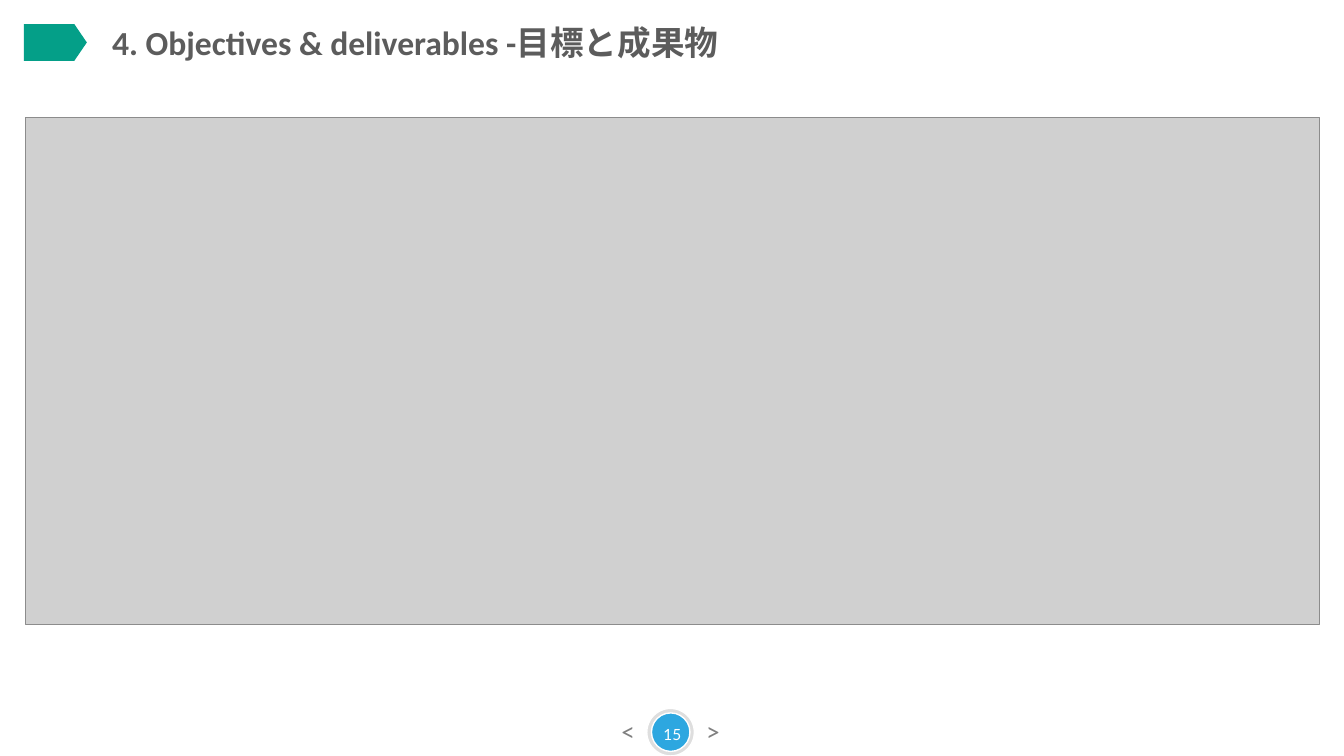
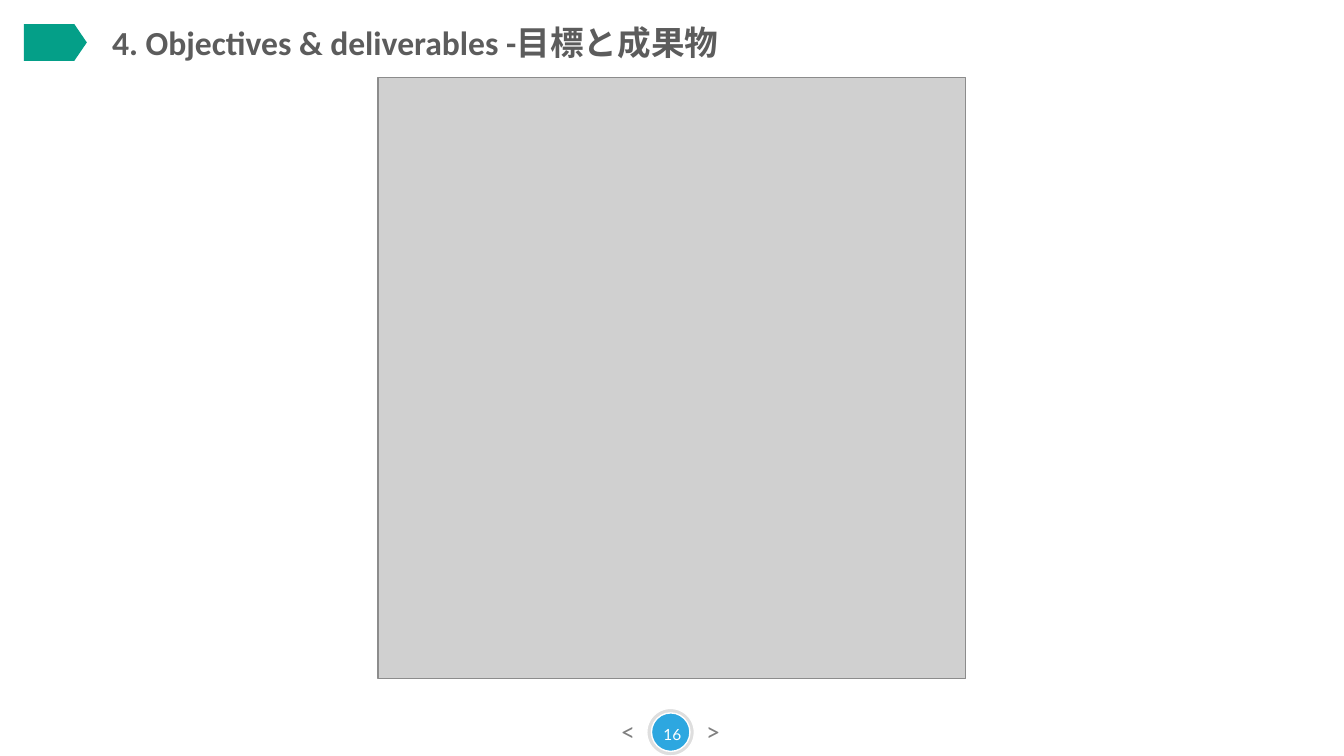
Before and after one commit to sangnvus/201609JS02, a slide deck: slide 16 of WIP/Documents/Report/Final Report/BSN_Slide Presentation.pptx (slide 15 before the commit). Drawn at 1344x756 pixels with LibreOffice and Linux fonts; fonts in the diff are those of the drawing; grey boxes stand for pictures. Boxes give left, top, right and bottom in pixels: in the first picture for what was removed or moved away, otherwise in the second. Text is boxed around its words. In the diff, an @@ line names an element or a change of style, - is before the commit and + after.

```diff
--- a/WIP/Documents/Report/Final Report/BSN_Slide Presentation.pptx
+++ b/WIP/Documents/Report/Final Report/BSN_Slide Presentation.pptx
@@ picture added at (378, 78, 966, 680) @@
@@ picture removed at (25, 117, 1320, 624) @@
@@ page number at (663, 729, 681, 740): text changed @@
-15
+16
```
Also in this commit, not shown: 7 other slides changed, 5 slides added, 1 slide removed, 9 other files.
